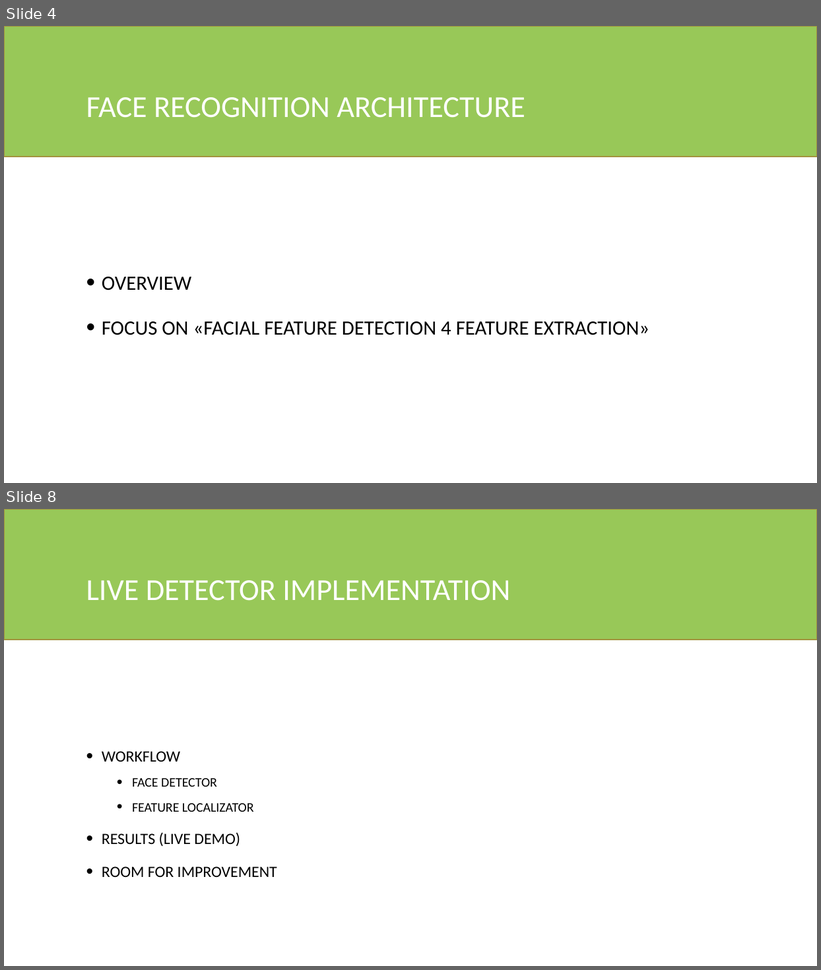
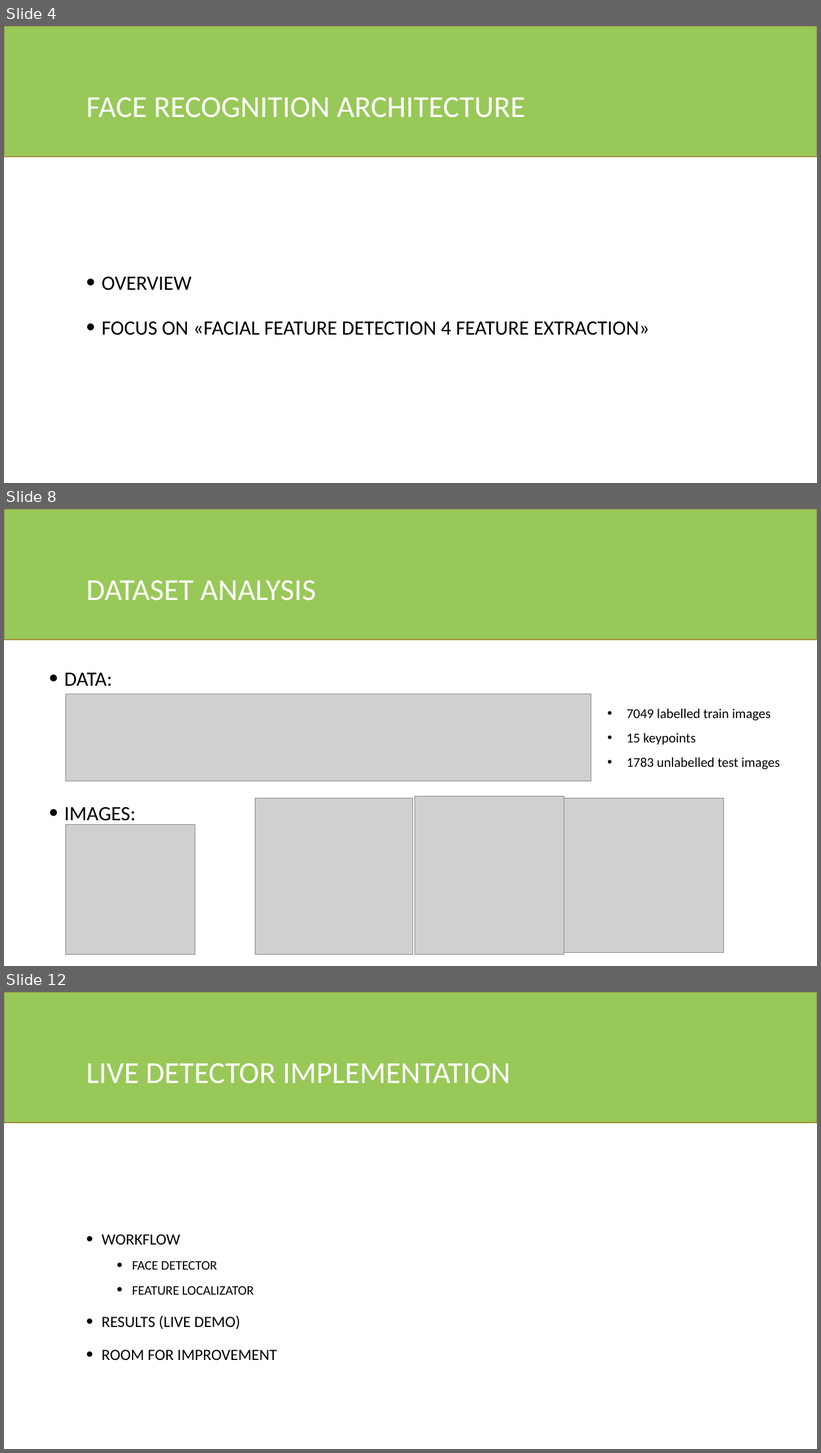
Before and after one commit to fedeloper/Biometrics2021, a slide deck: Facial Keypoints Detector.pptx. Shown one above the other, each under a label of ours: slides 4 and 8 before the commit, slides 4, 8 and 12 after it; the slides between them are not shown. The pictures are 821x970 and 821x1453 pixels, drawn with LibreOffice and Linux fonts; fonts in the diff are those of the drawing; grey boxes stand for pictures. Boxes give left, top, right and bottom in pixels: in the first picture for what was removed or moved away, otherwise in the second. Text is boxed around its words. In the diff, an @@ line names an element or a change of style, - is before the commit and + after.

```diff
--- a/Facial Keypoints Detector.pptx
+++ b/Facial Keypoints Detector.pptx
@@ slide 8 added at [4, 509, 817, 966], background #FFFFFF @@
@@ rectangle added at [4, 509, 817, 640], fill #98C858, outline #A3943F 1.25 pt @@
@@ title added at [86, 580, 316, 601], 36 pt, text #FFFFFF @@
+DATASET ANALYSIS
@@ text added at [64, 673, 135, 826], 24 pt, text #000000 @@
+• DATA:
+• IMAGES:
@@ picture added at [65, 694, 591, 782] @@
@@ text added at [626, 708, 780, 770], 16 pt, text #000000 @@
+• 7049 labelled train images
+• 15 keypoints
+• 1783 unlabelled test images
@@ picture added at [255, 798, 413, 955] @@
@@ picture added at [415, 796, 564, 955] @@
@@ picture added at [564, 798, 724, 953] @@
@@ picture added at [65, 825, 195, 955] @@
@@ what was slide 8 is now slide 12 @@
```
Also in this commit, not shown: 1 slide changed, 7 other slides added, 4 slides removed, 13 other files.
